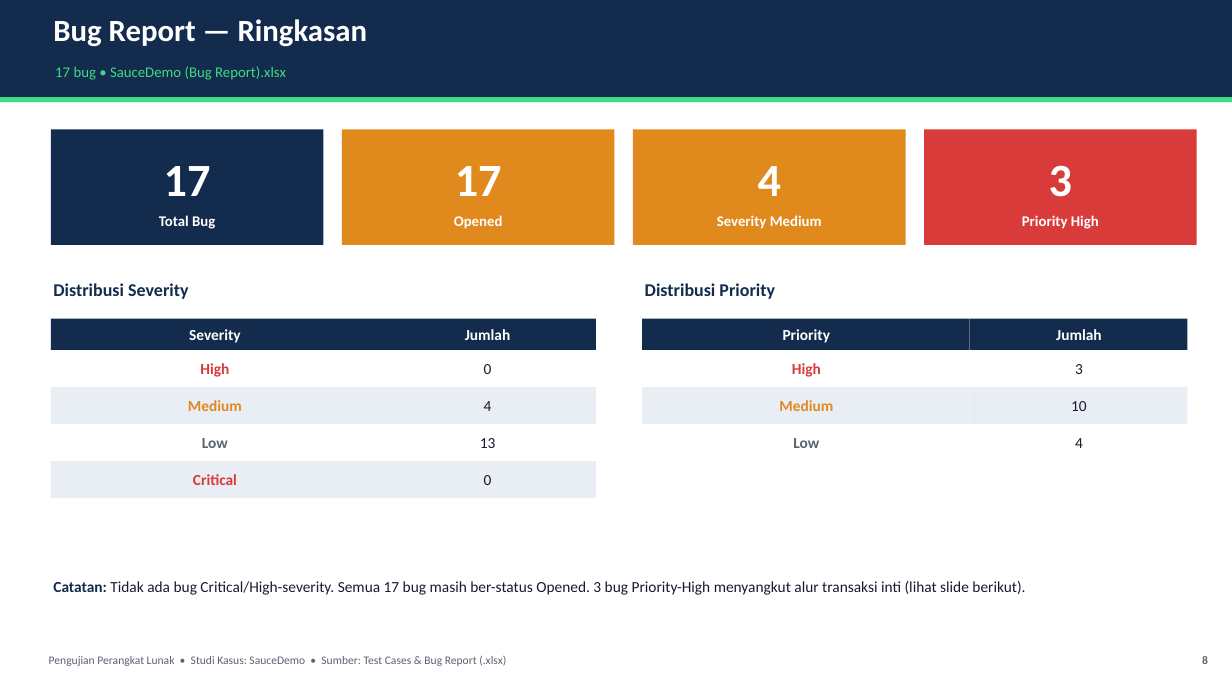
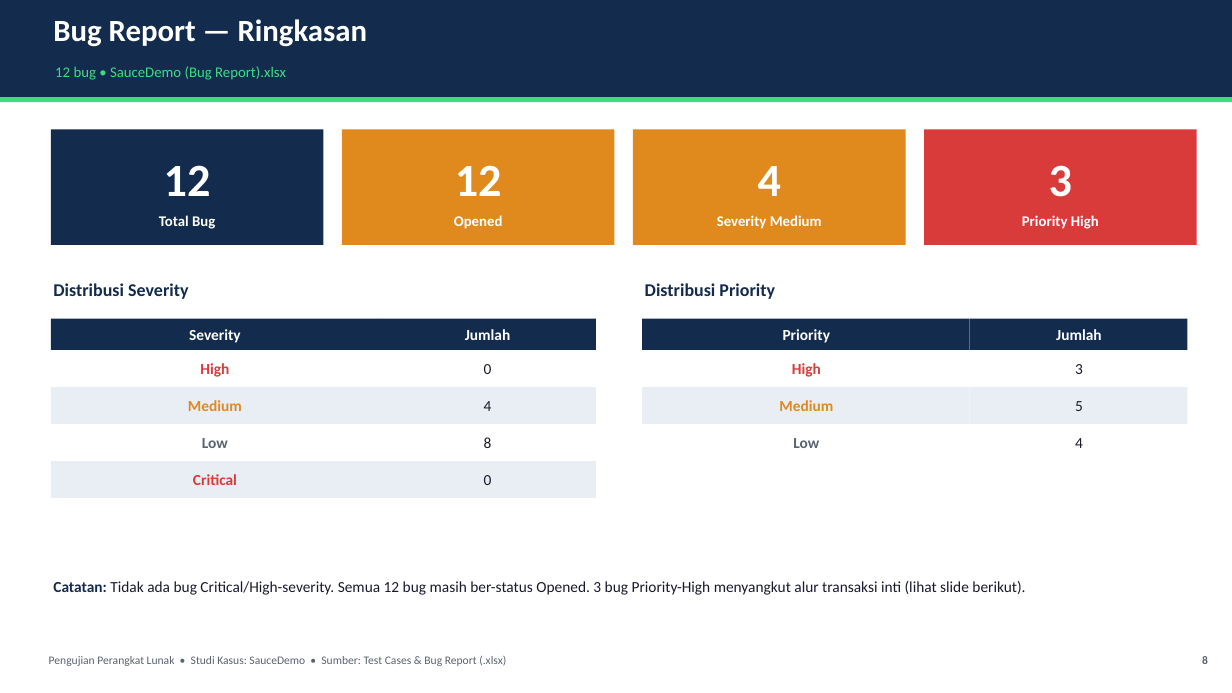
Before and after one commit to Zetakai/software-testing, a slide deck: slide 8 of SauceDemo_Test_Report.pptx. Drawn at 1232x693 pixels with LibreOffice and Linux fonts; fonts in the diff are those of the drawing. Boxes give left, top, right and bottom in pixels: in the first picture for what was removed or moved away, otherwise in the second. Text is boxed around its words. In the diff, an @@ line names an element or a change of style, - is before the commit and + after.

Commit message:
Dedupe account-lockout bug (12-18 -> single #12); 17 bugs -> 12
Bugs 12,14-18 were identical except Role (now dropped per PDF spec).
Merged into one defect (all roles noted). Updated deck, README counts:
severity 8 low/4 medium, priority 3 high/5 medium/4 low.

```diff
--- a/SauceDemo_Test_Report.pptx
+++ b/SauceDemo_Test_Report.pptx
@@ text at <box>55,66,286,80</box>: text changed @@
-17 bug • SauceDemo (Bug Report).xlsx
+12 bug • SauceDemo (Bug Report).xlsx
@@ text at <box>164,165,211,196</box>: text changed @@
-17
+12
@@ text at <box>455,165,502,196</box>: text changed @@
-17
+12
@@ text in rectangle at <box>1075,401,1083,411</box>: text changed @@
-10
+5
@@ text in rectangle at <box>484,437,492,448</box>: text changed @@
-13
+8
@@ text at <box>53,581,1025,595</box>: text changed @@
-Catatan: Tidak ada bug Critical/High-severity. Semua 17 bug masih ber-status Opened. 3 bug Priority-High menyangkut alur transaksi inti (lihat slide berikut).
+Catatan: Tidak ada bug Critical/High-severity. Semua 12 bug masih ber-status Opened. 3 bug Priority-High menyangkut alur transaksi inti (lihat slide berikut).
```
Also in this commit, not shown: 7 other slides changed, 4 other files.
